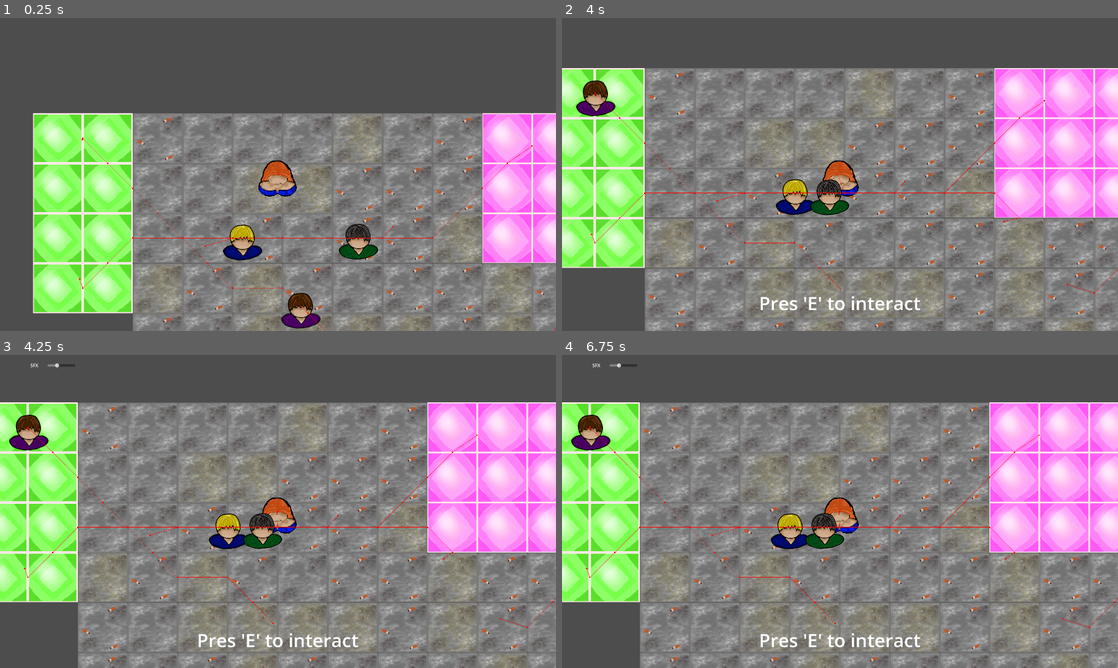
Above: before the commit, frames 1-4 (two rows, left to right).
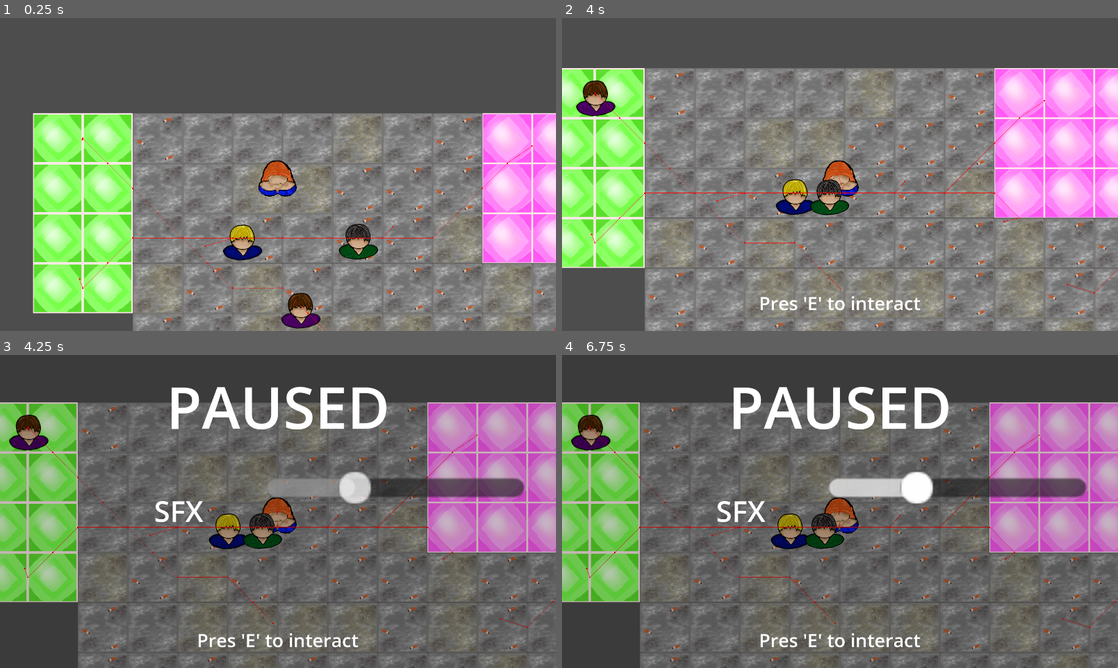
Above: after the commit, the same moments.

Repository: mntjams/game-jam-25-2
Game: Godot game, scene res://scenes/game.tscn
Same seed, same stepped clock (60 frames per second), same inputs: the game is played once before the commit and once after it.
Inputs (mouse positions are in pixels of both pictures, inside the frame that each line leads up to):
- Up to frame 1 (0.25 s): no input
- Up to frame 2 (4 s): move the mouse to (962, 158) at 0.52 s; move the mouse to (728, 190) at 1.27 s; move the mouse to (895, 105) at 2.02 s; move the mouse to (812, 237) at 2.77 s; move the mouse to (1006, 221) at 3.52 s
- Up to frame 3 (4.25 s): tap Escape (settings) at 4.15 s
- Up to frame 4 (6.75 s): move the mouse to (673, 464) at 4.27 s; tap Enter at 5, 6.5 s; move the mouse to (867, 511) at 5.02 s; tap Space at 5.75 s; move the mouse to (756, 433) at 5.77 s; move the mouse to (962, 495) at 6.52 s

Frames 1-2 are identical in both runs. In frame 3, 77% of the frame differs, in the area x 0-100%, y 2-100%; in frame 4, 77%.

Commit message:
better pause menu

Diff:
--- a/scenes/audio_settings.tscn
+++ b/scenes/audio_settings.tscn
@@ -1,6 +1,7 @@
-[gd_scene load_steps=2 format=3 uid="uid://chawp4exd5u4l"]
+[gd_scene load_steps=3 format=3 uid="uid://chawp4exd5u4l"]
 
 [ext_resource type="Script" uid="uid://6u1u1r3uiku5" path="res://scripts/audio_settings.gd" id="1_7rsd2"]
+[ext_resource type="Texture2D" uid="uid://byfqj34s1xtlh" path="res://assets/img/text_rect.png" id="2_ds8vv"]
 
 [node name="AudioSettings" type="Control"]
 process_mode = 3
@@ -15,17 +16,50 @@
 [node name="HUD" type="CanvasLayer" parent="."]
 visible = false
 
+[node name="TextureRect" type="TextureRect" parent="HUD"]
+self_modulate = Color(0, 0, 0, 0.22352941)
+offset_right = 1920.0
+offset_bottom = 1080.0
+texture = ExtResource("2_ds8vv")
+
+[node name="PAUSED" type="Label" parent="HUD"]
+anchors_preset = 5
+anchor_left = 0.5
+anchor_right = 0.5
+offset_left = -31.0
+offset_top = 41.0
+offset_right = 31.0
+offset_bottom = 64.0
+grow_horizontal = 2
+theme_override_font_sizes/font_size = 200
+text = "PAUSED"
+
 [node name="SFXSlider" type="HSlider" parent="HUD"]
-offset_left = 164.0
-offset_top = 28.0
-offset_right = 260.0
-offset_bottom = 44.0
+anchors_preset = 8
+anchor_left = 0.5
+anchor_top = 0.5
+anchor_right = 0.5
+anchor_bottom = 0.5
+offset_left = -38.0
+offset_top = -146.0
+offset_right = 73.625
+offset_bottom = -130.0
+grow_horizontal = 2
+grow_vertical = 2
+scale = Vector2(8, 8)
+size_flags_horizontal = 4
+size_flags_vertical = 4
 
 [node name="SFXLabel" type="Label" parent="HUD"]
-offset_left = 92.0
-offset_top = 24.0
-offset_right = 147.0
-offset_bottom = 47.0
+anchors_preset = 4
+anchor_top = 0.5
+anchor_bottom = 0.5
+offset_left = 532.0
+offset_top = -71.0
+offset_right = 702.0
+offset_bottom = 66.0
+grow_vertical = 2
+theme_override_font_sizes/font_size = 100
 text = "SFX"
 horizontal_alignment = 1
 
Binary file added: assets/img/text_rect.png
Not shown, added: assets/img/text_rect.png.import
